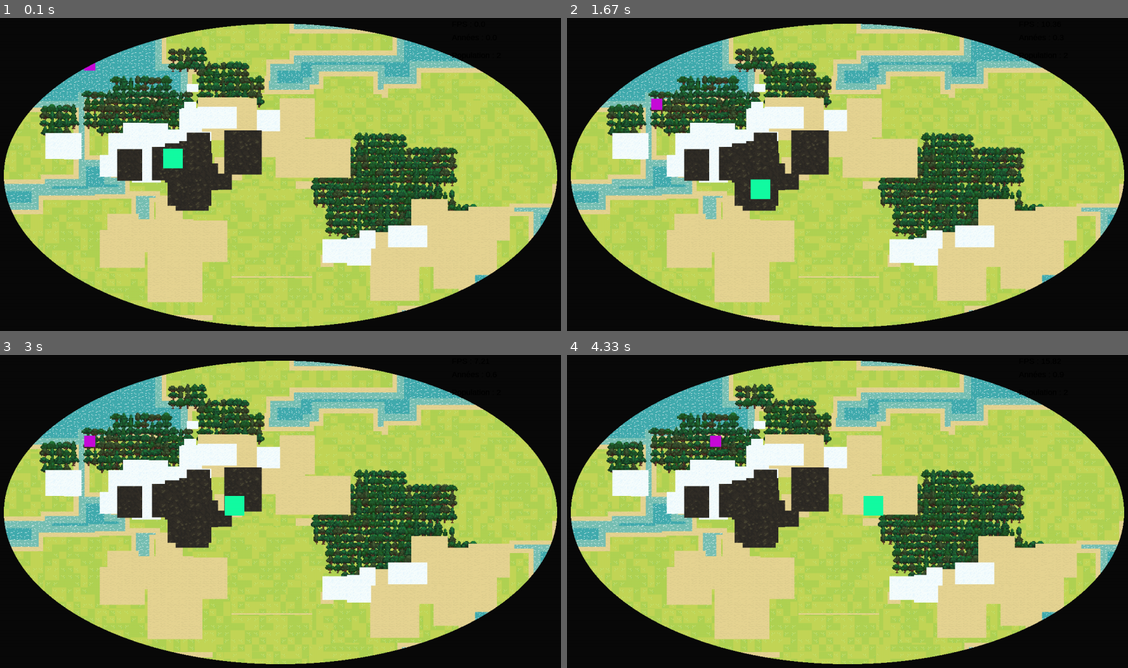
Above: before the commit, frames 1-4 (two rows, left to right).
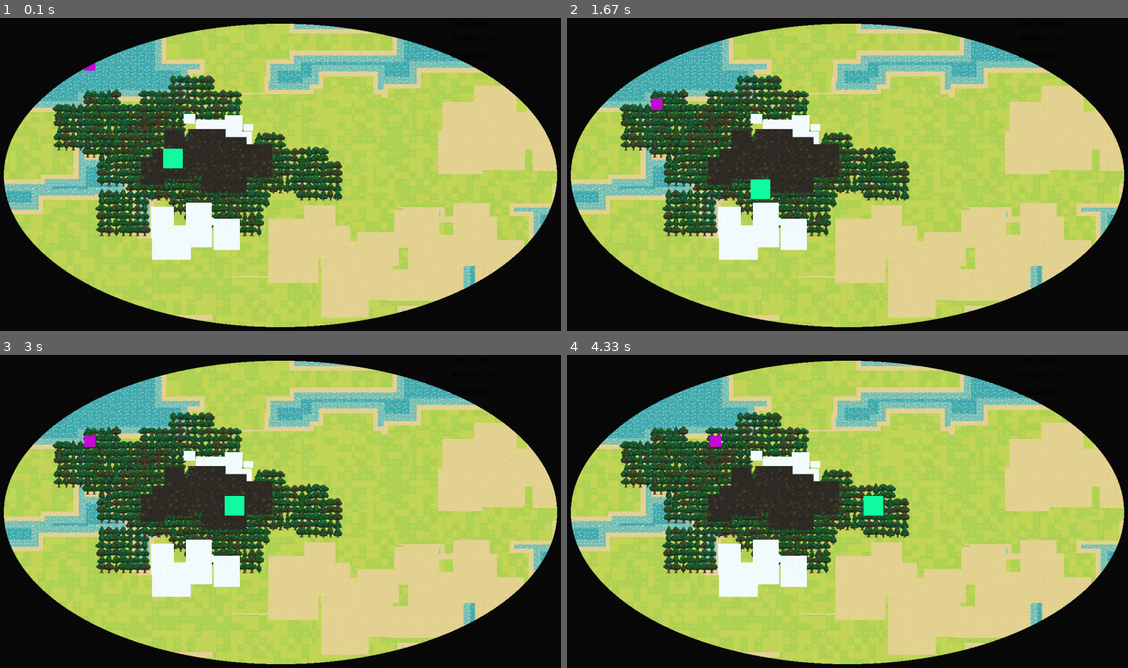
Above: after the commit, the same moments.

Repository: mea-me/ProjetS2-2026-CMI
Game: pygame game, started from src/prototypePy/main.py
Same seed, same stepped clock (60 frames per second), same inputs: the game is played once before the commit and once after it.
Inputs:
- Up to frame 1 (0.1 s): no input
- Up to frame 2 (1.67 s): tap Enter at 0.33, 0.67, 1.07, 1.37, 1.57 s
- Up to frame 3 (3 s): tap Enter at 1.9, 2.2, 2.4, 2.7, 2.97 s
- Up to frame 4 (4.33 s): tap Enter at 3.3, 3.73, 4.13 s

The runs differ from the first frame. In frame 1, 36% of the frame differs, in the area x 7-100%, y 9-96%; in frame 2, 36%; in frame 3, 36%; in frame 4, 36%.

Commit message:
FIX: Spawn des forets dans l"eau tout ça lololol

Diff:
--- a/src/prototypePy/structures/environnement.py
+++ b/src/prototypePy/structures/environnement.py
@@ -24,7 +24,7 @@
         base_path = "assets/map"
 
         # Poids associés aux préfixes des fichiers (1_, 2_, 3_)
-        poids_prefixe = {"1": 100, "2": 15, "3": 2}
+        poids_prefixe = {"1": 0.70, "2": 0.25, "3": 0.05}
 
         for nom_biome in dico_biomes.keys():
             chemin = os.path.join(base_path, nom_biome)
@@ -34,11 +34,7 @@
 
             for fichier in os.listdir(chemin):
                 if fichier.endswith(".png"):
-                    img = pygame.image.load(
-                        os.path.join(chemin, fichier)
-                    ).convert_alpha()
-                    img = pygame.transform.scale(img, (self.tile_size, self.tile_size))
-
+                    img = pygame.image.load( os.path.join(chemin, fichier) ).convert_alpha()
                     img = pygame.transform.scale(img, (target_size, target_size))
                     poids = poids_prefixe[fichier[0]]
 
@@ -215,34 +211,32 @@
         self._beach_maker(ossature)
 
         ###### Génération des biomes intra couche terrestre de 1er niveau
-        # racine carrée de complx pour réduire la taille --> optimiser
-        # et ça force a se chevaucher = anti-grouillère
-        reduc = complx**0.5
+        reduc = complx**0.5 #réduire taille et forcer a se chevaucher -> anti-trous
 
         intra_biomes = {
             "foret": {
-                "clusters": randint(1, int(complx * 1.3)),
+                "clusters": randint(1, complx),
                 "rects": int(8 * complx**1.5),
                 "t_min": 0.04 / reduc,
                 "t_max": 0.12 / reduc,
                 "spread": 0.12 / reduc,
             },
             "desert": {
-                "clusters": randint(1, int(complx * 1.2)),
+                "clusters": randint(1, complx),
                 "rects": int(5 * complx**1.5),
                 "t_min": 0.08 / reduc,
                 "t_max": 0.18 / reduc,
                 "spread": 0.08 / reduc,
             },
             "neige": {
-                "clusters": randint(1, int(complx * 1.2)),
-                "rects": int(6 * complx**1.5),
+                "clusters": randint(1, complx),
+                "rects": int(4 * complx**1.5),
                 "t_min": 0.03 / reduc,
                 "t_max": 0.12 / reduc,
-                "spread": 0.10 / reduc,
+                "spread": 0.07 / reduc,
             },
             "montagne": {
-                "clusters": randint(1, 2),
+                "clusters": randint(1, complx),
                 "rects": int(taille * 0.15),  # 15% du total des zones
                 "t_min": 0.03,
                 "t_max": 0.08,
@@ -254,48 +248,39 @@
         epicentres_utilises = []
 
         # Pré-calcul des distances pour éviter les recalculs dans la boucle
-        dist_x_min = 0.2 * self.width
-        dist_y_min = 0.2 * self.height
+        dist_x_min = 0.13 * self.width
+        dist_y_min = 0.13 * self.height
 
         for nom_biome, cfg in intra_biomes.items():
             for _ in range(cfg["clusters"]):
                 # choisir un épicentre pour la zone dans la map
-                centreX = uniform(0.2, 0.8) * self.width
-                centreY = uniform(0.2, 0.8) * self.height
+                centreX = uniform(0.1, 0.9) * self.width
+                centreY = uniform(0.1, 0.9) * self.height
 
                 # s'éloigner des autres clusters (10 essais max)
-                for _ in range(10):
-                    trop_proche = False
+                essais = 10
+                trop_proche = True
+                while trop_proche and essais > 0:
                     for (eX, eY) in epicentres_utilises:
                         # - de 20% d'un autre épicente
-                        if (
-                            abs(centreX - eX) < dist_x_min
-                            and abs(centreY - eY) < dist_y_min
-                        ):
+                        if (abs(centreX - eX) < dist_x_min and
+                            abs(centreY - eY) < dist_y_min):
                             trop_proche = True
                             break
 
-                    if not trop_proche:
-                        break  # si c'est bon on arrete la boucle
+                        else:
+                            trop_proche = False
 
                     # sinon nouveau épicentre
-                    centreX = uniform(0.2, 0.8) * self.width
-                    centreY = uniform(0.2, 0.8) * self.height
+                    centreX = uniform(0.1, 0.9) * self.width
+                    centreY = uniform(0.1, 0.9) * self.height
+
+                    essais -= 1
 
                 # on add la position finale
                 epicentres_utilises.append((centreX, centreY))
 
-                # ANTI-TROUS : gros bloc "noyau" au centre
-                noyau_W = cfg["t_max"] * self.width
-                noyau_H = cfg["t_max"] * self.height
-                self.add_zone(
-                    nom_biome,
-                    centreX - noyau_W / 2,
-                    centreY - noyau_H / 2,
-                    noyau_W,
-                    noyau_H,
-                )
-
+                noyau_W = None
                 for _ in range(cfg["rects"]):
                     bX = gauss(centreX, cfg["spread"] * self.width)
                     bY = gauss(centreY, cfg["spread"] * self.height)
@@ -305,6 +290,12 @@
 
                     # montagnes = indépendantes --> pas besoin d'être sur la plaine
                     if nom_actuel == "plaine" or nom_biome == "montagne":
+                        if noyau_W is not None:
+                            # ANTI-TROUS : gros bloc "noyau" au centre
+                            noyau_W = cfg["t_max"] * self.width
+                            noyau_H = cfg["t_max"] * self.height
+                            self.add_zone( nom_biome, centreX - noyau_W / 2, centreY - noyau_H / 2, noyau_W, noyau_H )
+
                         bW = uniform(cfg["t_min"], cfg["t_max"]) * self.width
                         bH = bW * uniform(0.6, 1.4)  # pas de carrés parfaits
 
@@ -332,7 +323,7 @@
             pW, pH = t.width + (epaisseur * 2), t.height + (epaisseur * 2)
             self.add_zone("desert", pX, pY, pW, pH)
 
-        for t in ossature:
+        for t in ossature: # remettre la terre par dessus
             self.biomes.append(t)
 
     def map_merge(self):
@@ -350,7 +341,7 @@
         tile_size = self.asset_manager.tile_size
         for px in range(0, self.width, tile_size):
             for py in range(0, self.height, tile_size):
-                img = choices(data["images"], weights=data["poids"])[0]
+                img = choices(data["images"], weights= data["poids"])[0]
                 self.merge_img.blit(img, (px, py))
 
         # PAR DESSUS, le reste du monde
--- /dev/null
+++ b/src/prototypePy/test.py
@@ -0,0 +1,8 @@
+booleen = True
+t = 10
+
+while booleen and t > 0:
+    booleen = False
+    booleen = True
+    t -= 1
+    print("test")
